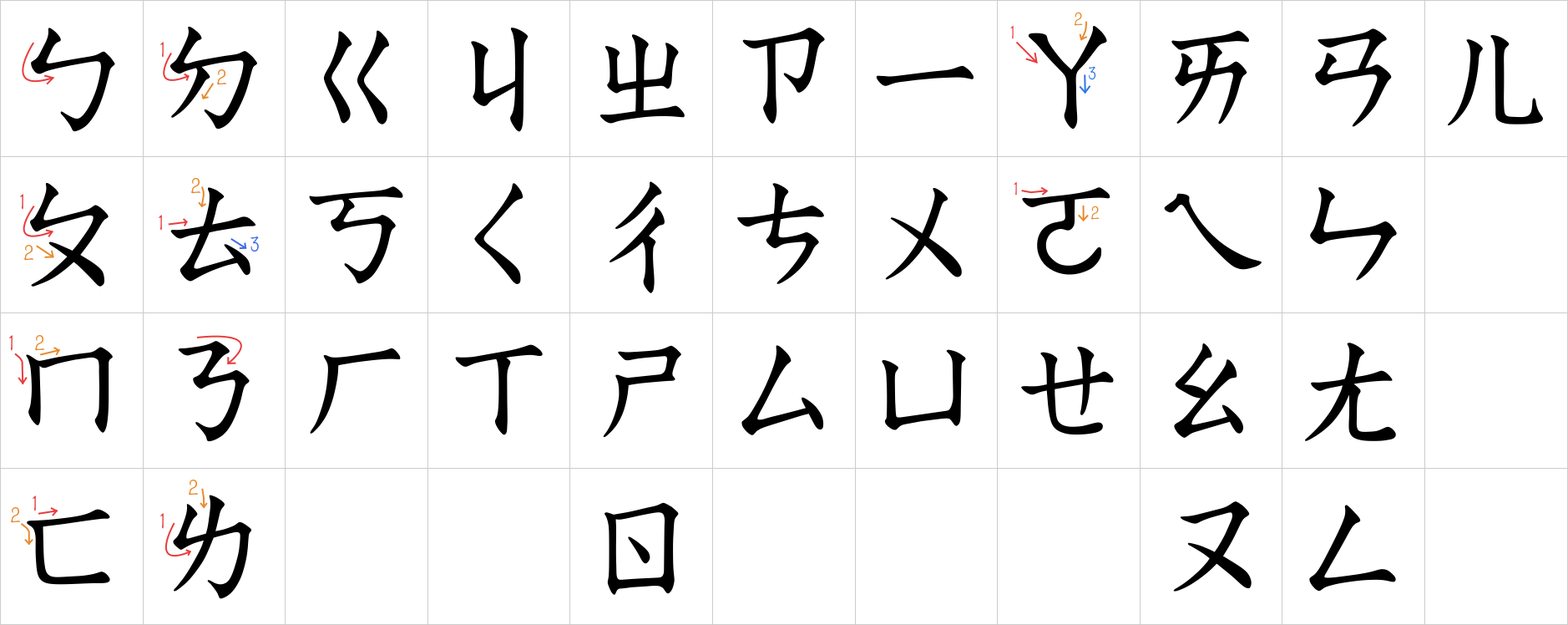
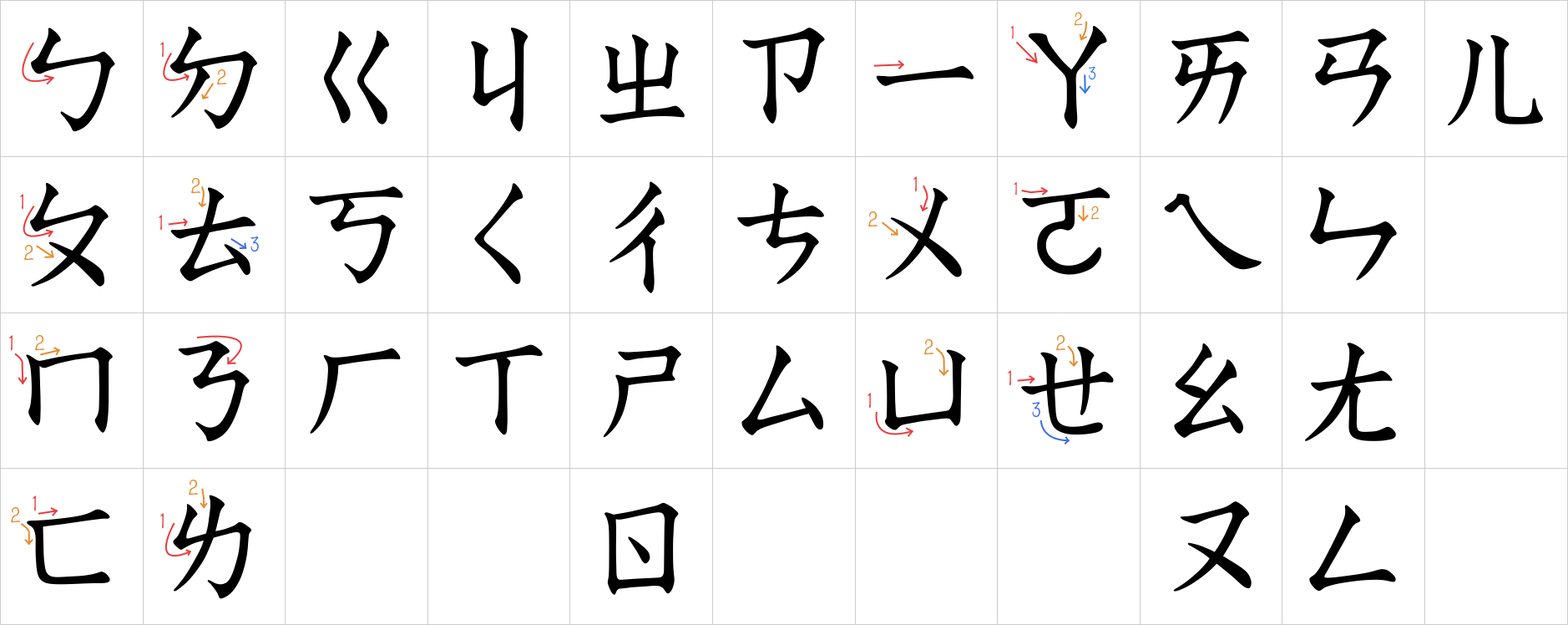
Revision of a layered w=1568, h=625 image; what changed, layer by layer:
added layer "yu1" above "yu2" over 867, 392, 871, 409
added layer "yu2" above "u1" over 924, 338, 935, 355
added layer "u1" above "u2" over 913, 176, 917, 193
added layer "u2" above "ee1" over 868, 211, 879, 228
added layer "ee1" above "ee2" over 1007, 369, 1012, 386
added layer "ee2" above "ee3" over 1056, 334, 1067, 351
added layer "ee3" above "筆畫" over 1031, 401, 1041, 418
painted on "筆畫" over 873, 60, 1079, 445
